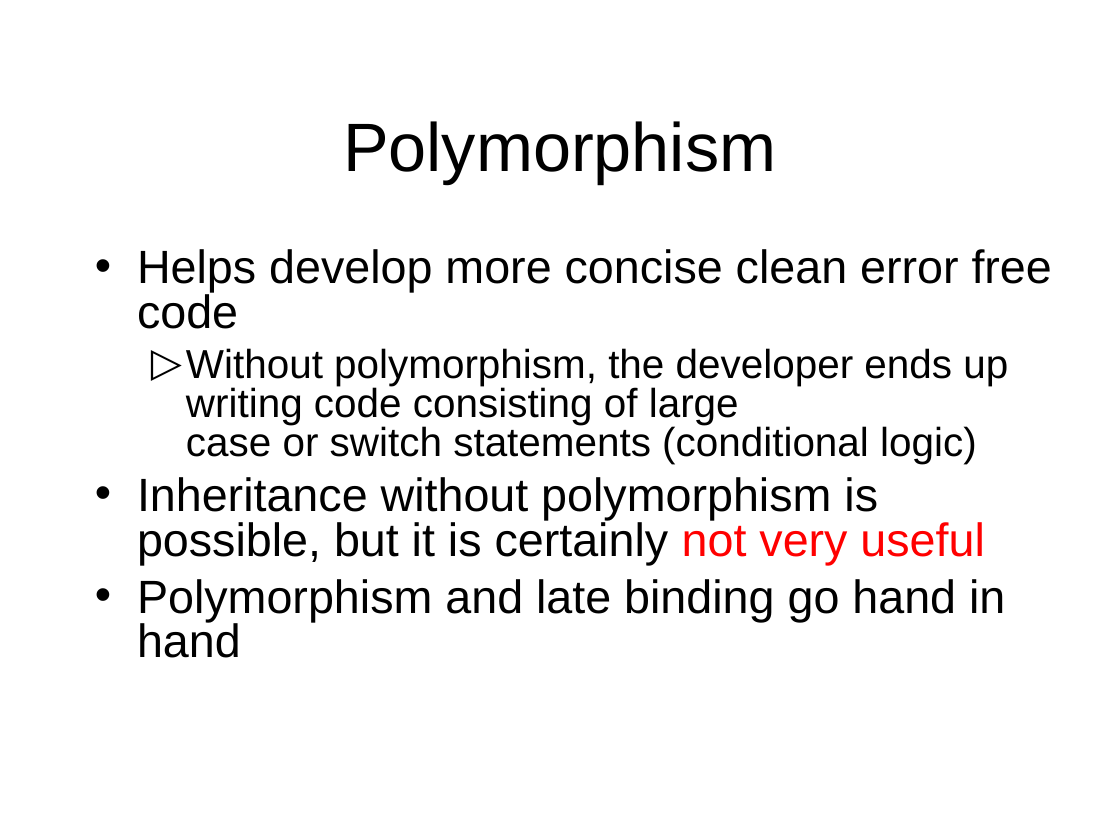
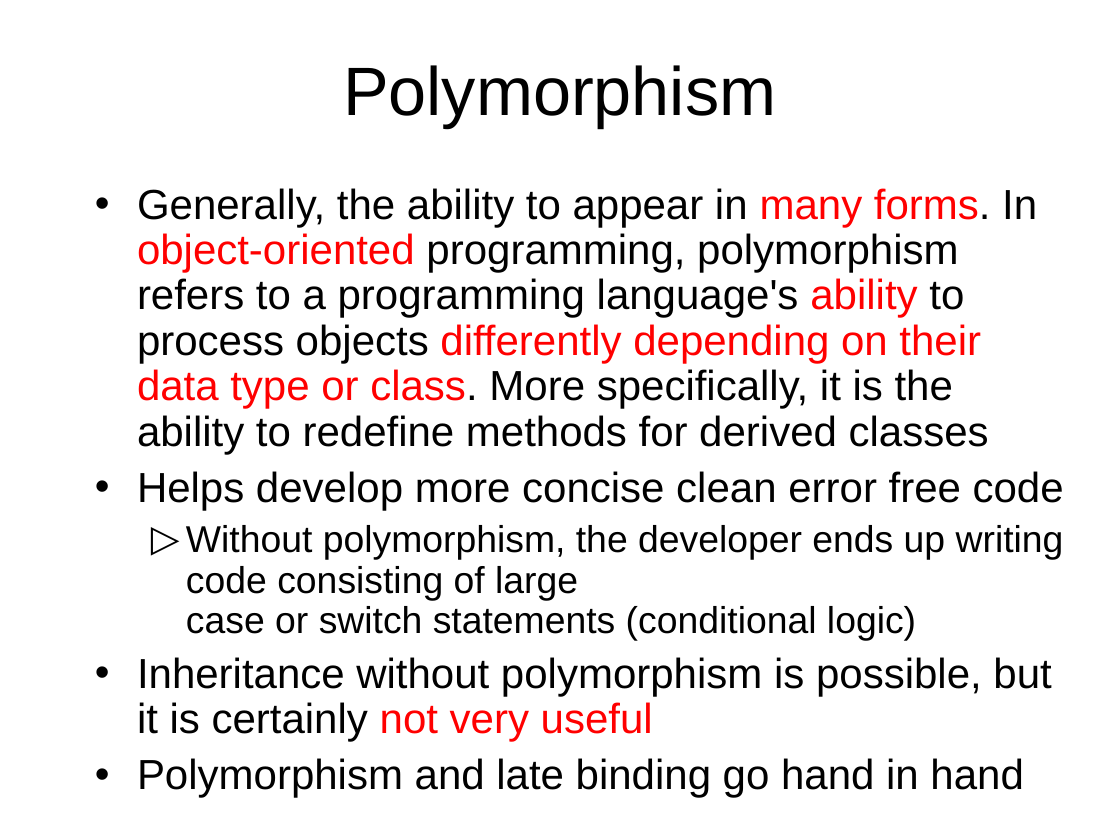
Before and after one commit to octaviordz/zjnu2017.github.io, a slide deck: slide 25 of OOAD/lectures/040--Classes.and.Objects.ppt. Drawn at 1120x840 pixels with LibreOffice and Linux fonts; fonts in the diff are those of the drawing. Boxes give left, top, right and bottom in pixels: in the first picture for what was removed or moved away, otherwise in the second. Text is boxed around its words. In the diff, an @@ line names an element or a change of style, - is before the commit and + after.

Commit message:
Update slides.

```diff
--- a/OOAD/lectures/040--Classes.and.Objects.ppt
+++ b/OOAD/lectures/040--Classes.and.Objects.ppt
@@ title "Polymorphism": place and size @@
-title "Polymorphism" at bbox=[343, 121, 776, 184]
+title "Polymorphism" at bbox=[343, 65, 776, 128]
@@ text "Generally, the ability to appear ...": place and size @@
-text "Generally, the ability to appear ..." at bbox=[137, 249, 1052, 658]
+text "Generally, the ability to appear ..." at bbox=[137, 188, 1064, 798]
@@ text at bbox=[137, 188, 1037, 454]: paragraph added @@
+• Generally, the ability to appear in many forms. In object-oriented programming, polymorphism refers to a programming language's ability to process objects differently depending on their data type or class. More specifically, it is the ability to redefine methods for derived classes
@@ text at bbox=[137, 471, 1064, 798]: size 30 to 27 pt in "Helps develop more concise clean error free ...", "Inheritance without polymorphism is possible, but it ...", "Polymorphism and late binding go hand in ..."; size 26 to 24 pt in "Without polymorphism, the developer ends up writing ..."; line spacing 0.8 to 0.9 @@
```
Also in this commit, not shown: 2 other files.
